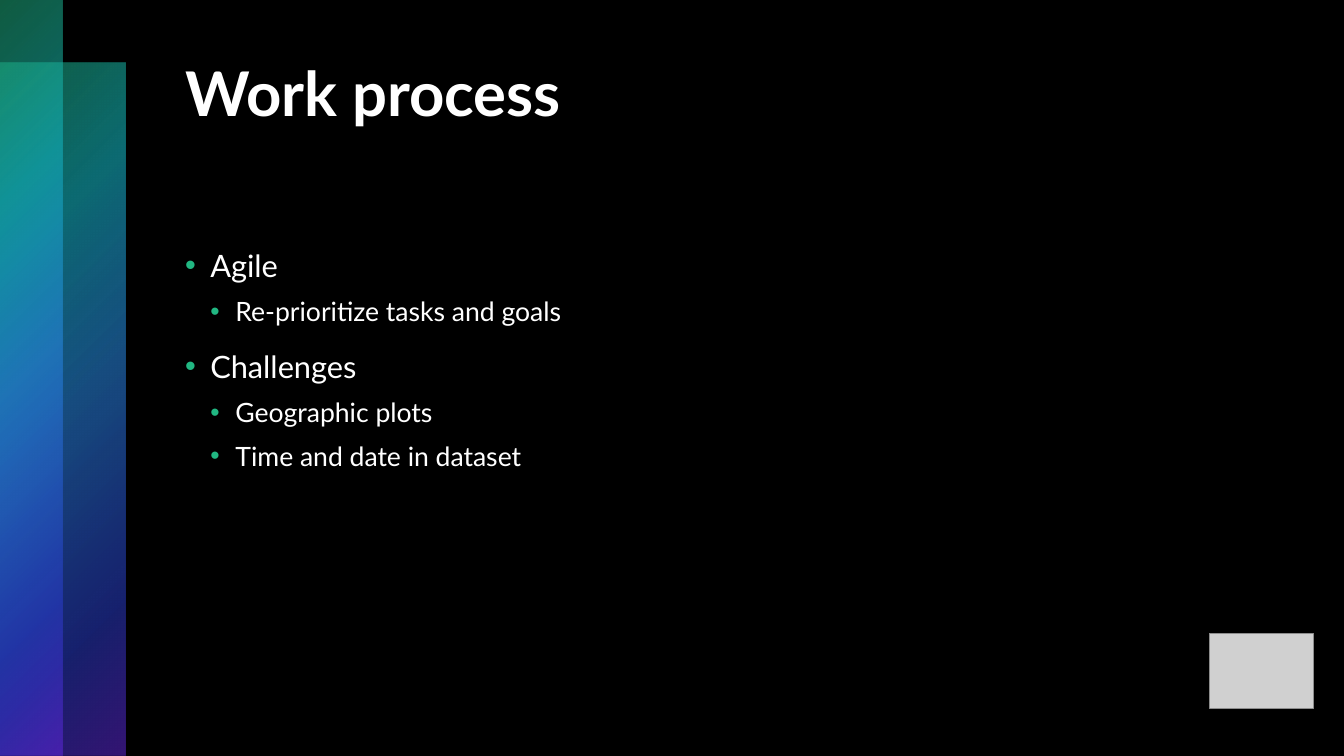
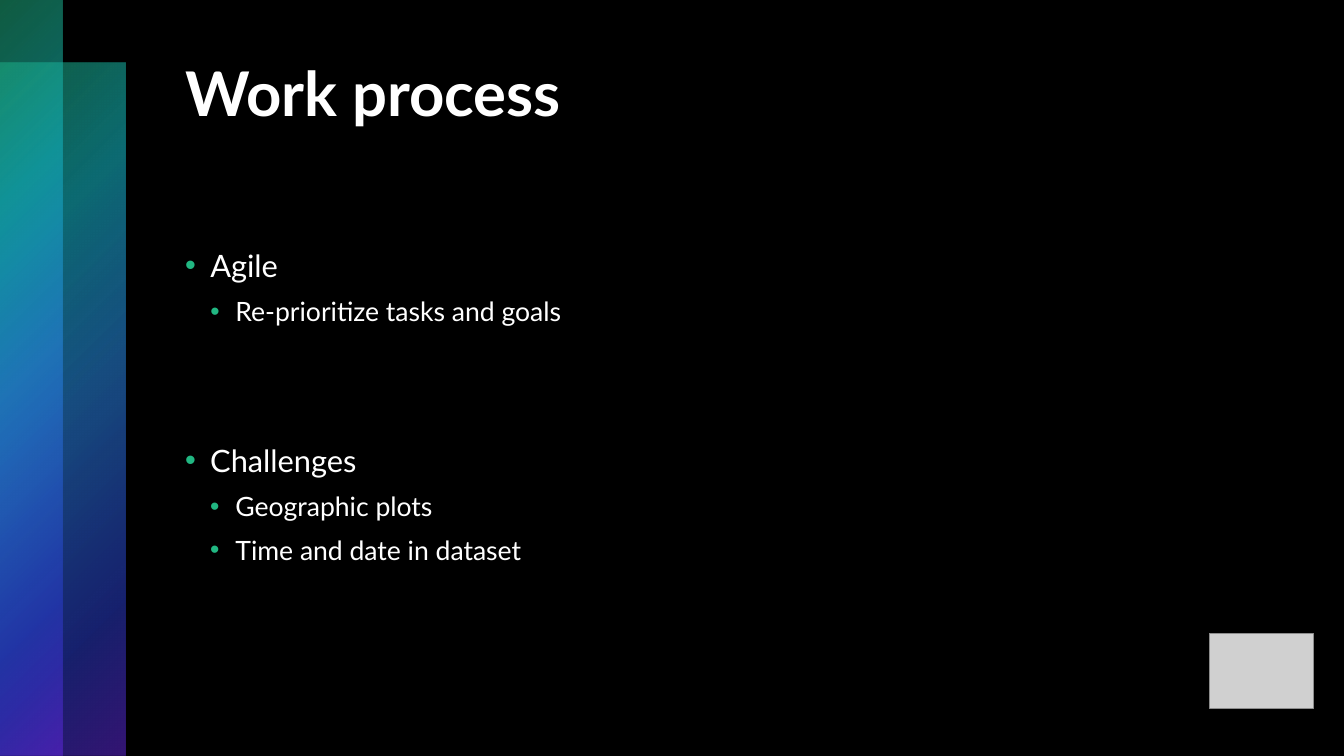
Before and after one commit to stefanlilja/pink_elephants, a slide deck: slide 7 of pitch.pptx (slide 5 before the commit). Drawn at 1344x756 pixels with LibreOffice and Linux fonts; fonts in the diff are those of the drawing; grey boxes stand for pictures. Boxes give left, top, right and bottom in pixels: in the first picture for what was removed or moved away, otherwise in the second. Text is boxed around its words. In the diff, an @@ line names an element or a change of style, - is before the commit and + after.

```diff
--- a/pitch.pptx
+++ b/pitch.pptx
@@ text at [210, 355, 521, 467]: paragraphs removed @@
-• Challenges
-  • Geographic plots
-  • Time and date in dataset
@@ text added at [210, 449, 521, 561], 19 pt, text #FFFFFF @@
+• Challenges
+  • Geographic plots
+  • Time and date in dataset
```
Also in this commit, not shown: 2 other slides changed, 3 slides added, 1 other file.
